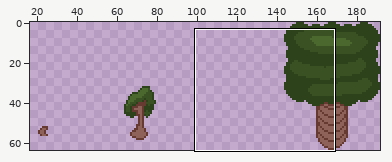
File history of a pixel-art file, Tiles/Tree.aseprite. The first picture is a wide view before the edit; the outline marks the close-up.
Close-up. First the earlier version:
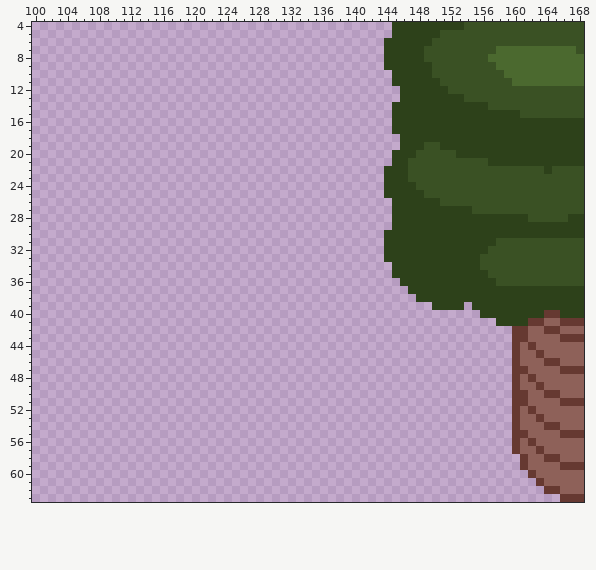
192x64 pixels, 1 frame. Shown: x 100..168, y 4..63. The old version is drawn lined up with the new one. The wide view leaves out empty margins.
Now the later version:
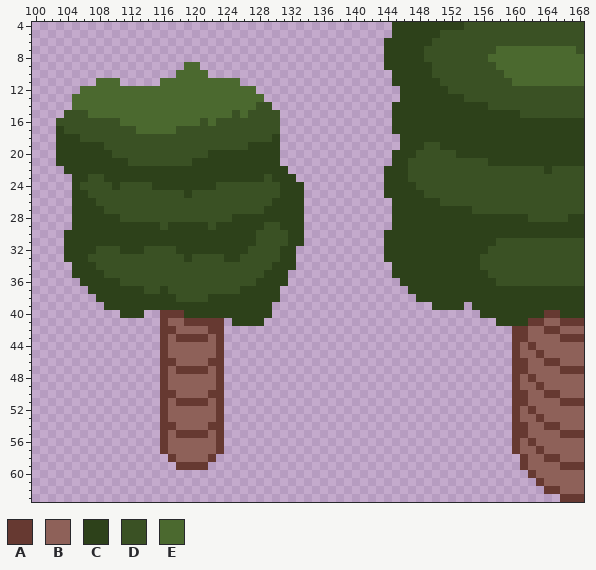
Palette (. is transparent): A #663931  B #8e6159  C #2d411a  D #3a5124  E #4b692f
What changed:
drawings rearranged on the sheet (the old picture shows each at its new place; 1 dropped ones are not shown)
Changed rows in their new state; - is an unchanged pixel.
first column x 103:
 9 ----------------EE-----------------------------------------
10 ---------------EEEE----------------------------------------
11 -----EEE-----EEEEEEEEEE------------------------------------
12 ---EEEEEEEEEEEEEEEEEEEEEE----------------------------------
13 --EEEEEEEEEEEEEEEEEEEEEEEE---------------------------------
14 --EEEEEEEEEEEEEEEEEEEEEEEDD--------------------------------
15 -DDDEEEEEEEEEEEEEEEEEEDEDDDD-------------------------------
16 DDDDDDDDEEEEEEEEEEDEDDDDDDDD-------------------------------
17 CDDDDDDDDDEEEEEDDDDDDDDDDDDD-------------------------------
18 CCCDDDDDDDDDDDDDDDDDDDDDDDDC-------------------------------
19 CCCCCCDDDDDDDDDDDDDDDDDDCCCC-------------------------------
20 CCCCCCCDDDDDDDDDDDDCCCCCCCCC-------------------------------
21 CCCCCCCCCDDDDDDDDCCCCCCCCCCC-------------------------------
22 -CCCCCCCCCCCCCCCCCCCCCCCCCCCC------------------------------
23 --CCDDCCCCCCCCCCCCCCCCCCCCDCCC-----------------------------
24 --CDDDDCDDDDCCCCCCCCDDDDDDDDCCC----------------------------
25 --CCDDDDDDDDDDDDCDDDDDDDDDDDCCC----------------------------
26 --CCCDDDDDDDDDDDDDDDDDDDDDDCCCC----------------------------
27 --CCCCDDDDDDDDDDDDDDDDDDDDCCCCC----------------------------
28 --CCCCCCDDDDDDDDDDDDDDCCCCCCCCC----------------------------
29 --CCCCCCCCCCCDCCCCCDCCCCCCDDCCC----------------------------
30 -CCCCCCCCCCCCCCCCCCCCCCCCDDDDCC----------------------------
31 -CCCCCCCCCCCCCCCCCCCCCCCCDDDDCC----------------------------
32 -CCCCDDDCCCDDDDCCCCCCCCCDDDDCC-----------------------------
33 -CCCDDDDDDDDDDDDCDDDDCCDDDDDCC-----------------------------
34 --CCCDDDDDDDDDDDDDDDDDDDDDDCCC-----------------------------
35 --CCCCDDDDDDDDDDDDDDDDDDDDCCC------------------------------
36 ---CCCCCDDDDDDDDDDDDDDDDDCCCC------------------------------
37 ----CCCCCCCDDCDDDDDDDDDCCCCC-------------------------------
38 -----CCCCCCCCCCDDDDCCCCCCCCC-------------------------------
39 ------CCCCCCCCCCCCCCCCCCCCC--------------------------------
40 --------CCC--AAACCCCCCCCCCC--------------------------------
41 -------------ABBAAAAA-CCCC---------------------------------
42 -------------AABBBBAA--------------------------------------
43 -------------ABAAAABA--------------------------------------
44 -------------ABBBBBBA--------------------------------------
45 -------------ABBBBBBA--------------------------------------
46 -------------AABBBBAA-------------------------------------A
47 -------------ABAAAABA--------------------------------------
48 -------------ABBBBBBA--------------------------------------
49 -------------ABBBBBBA--------------------------------------
50 -------------AABBBBAA--------------------------------------
51 -------------ABAAAABA--------------------------------------
52 -------------ABBBBBBA--------------------------------------
53 -------------ABBBBBBA--------------------------------------
54 -------------AABBBBAA-------------------------------------A
55 -------------ABAAAABA--------------------------------------
56 -------------ABBBBBBA--------------------------------------
57 -------------ABBBBBBA--------------------------------------
58 --------------ABBBBA---------------------------------------
59 ---------------AAAA----------------------------------------
